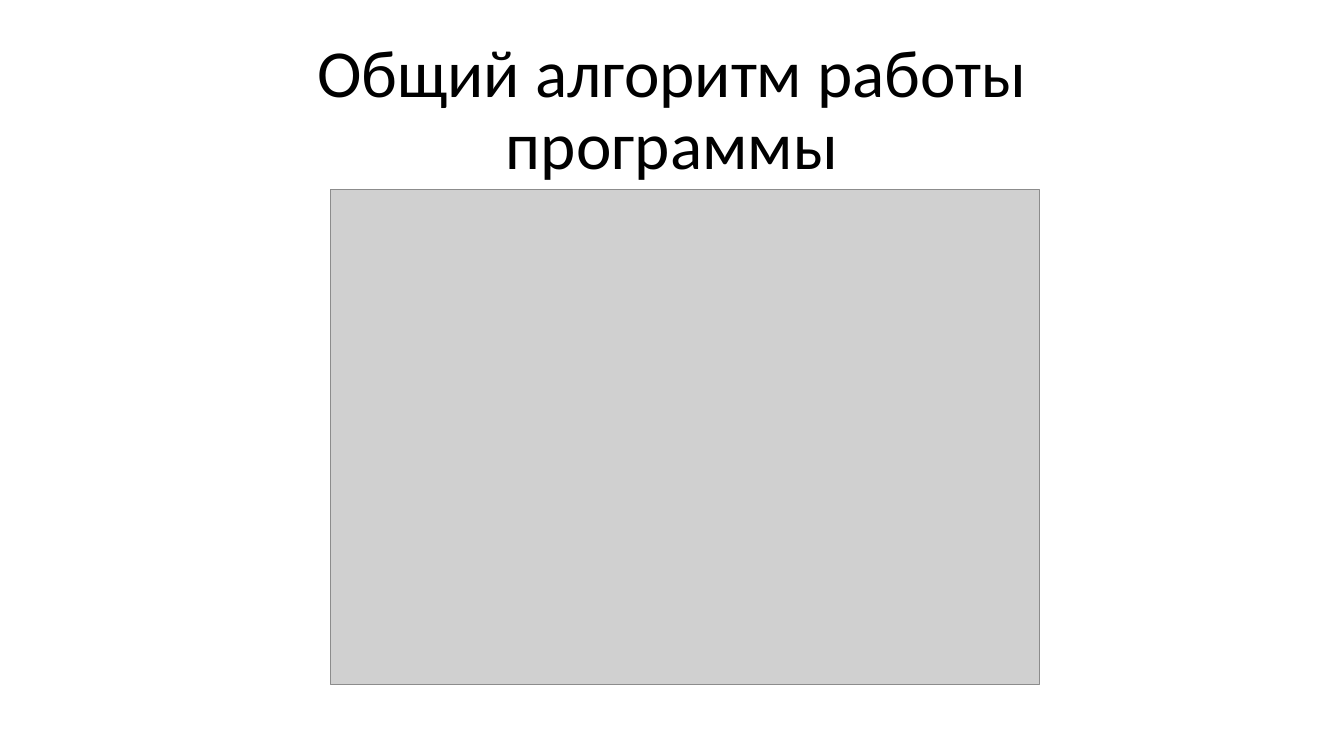
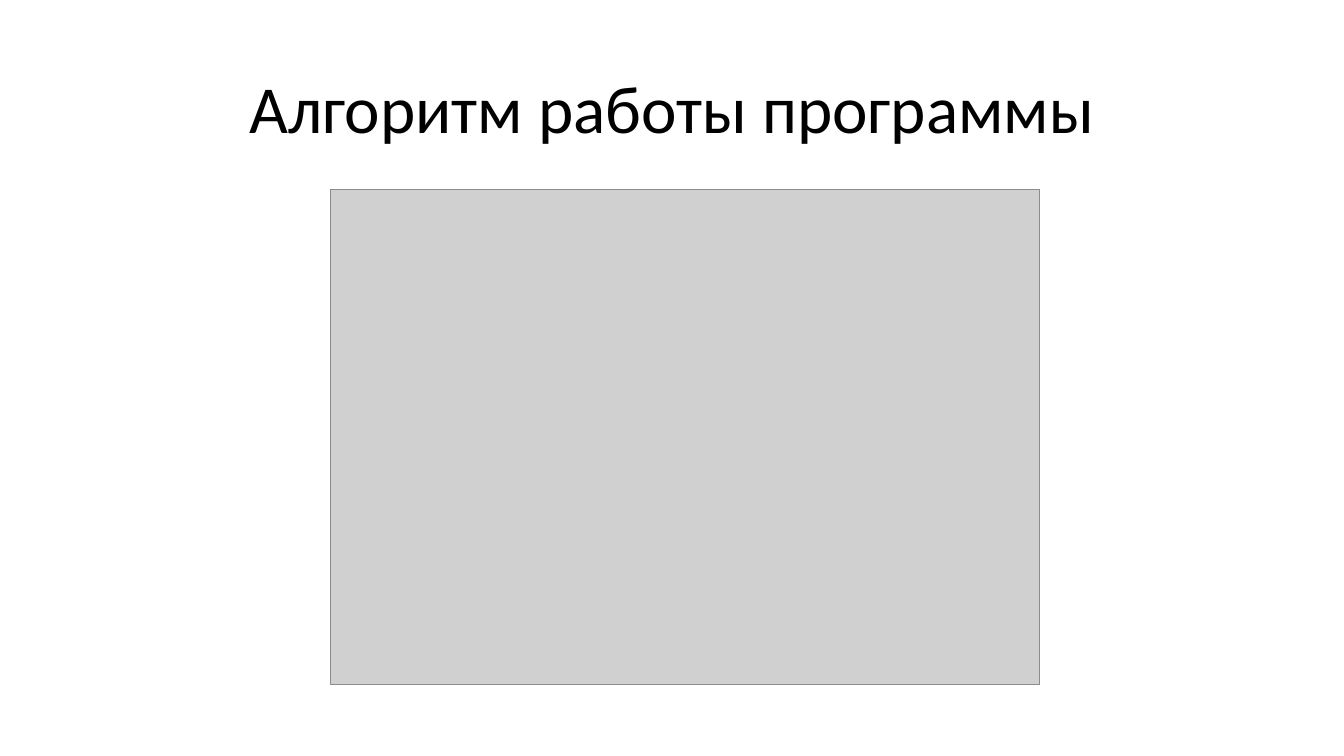
Before and after one commit to Gr1dlock/CGProject, a slide deck: slide 4 of report/Презентация.pptx. Drawn at 1344x756 pixels with LibreOffice and Linux fonts; fonts in the diff are those of the drawing; grey boxes stand for pictures. Boxes give left, top, right and bottom in pixels: in the first picture for what was removed or moved away, otherwise in the second. Text is boxed around its words. In the diff, an @@ line names an element or a change of style, - is before the commit and + after.

```diff
--- a/report/Презентация.pptx
+++ b/report/Презентация.pptx
@@ title at box(249, 87, 1094, 144): text changed @@
-Общий алгоритм работы программы
+Алгоритм работы программы
```
Also in this commit, not shown: 1 other slide changed, 1 slide added, 1 other file.
